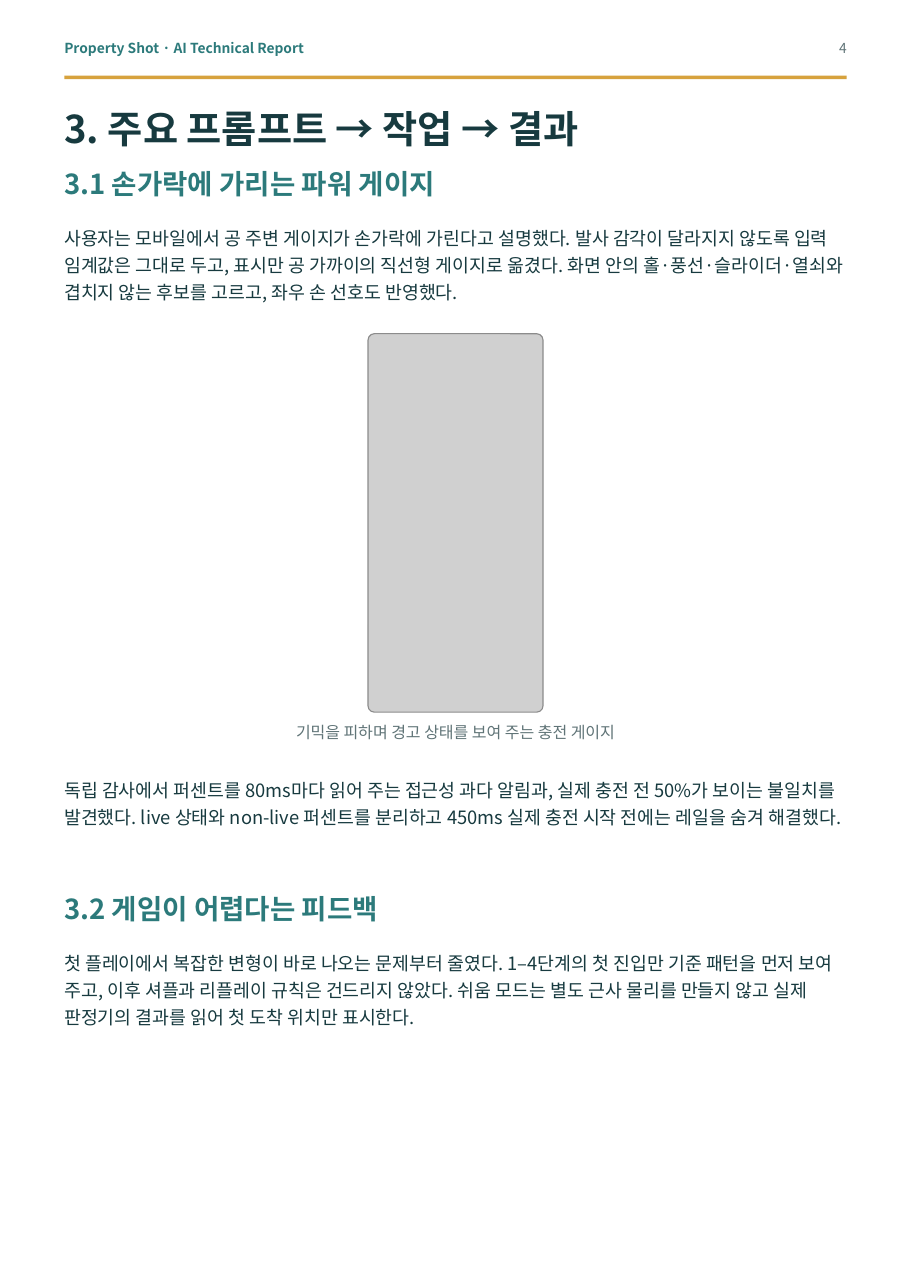
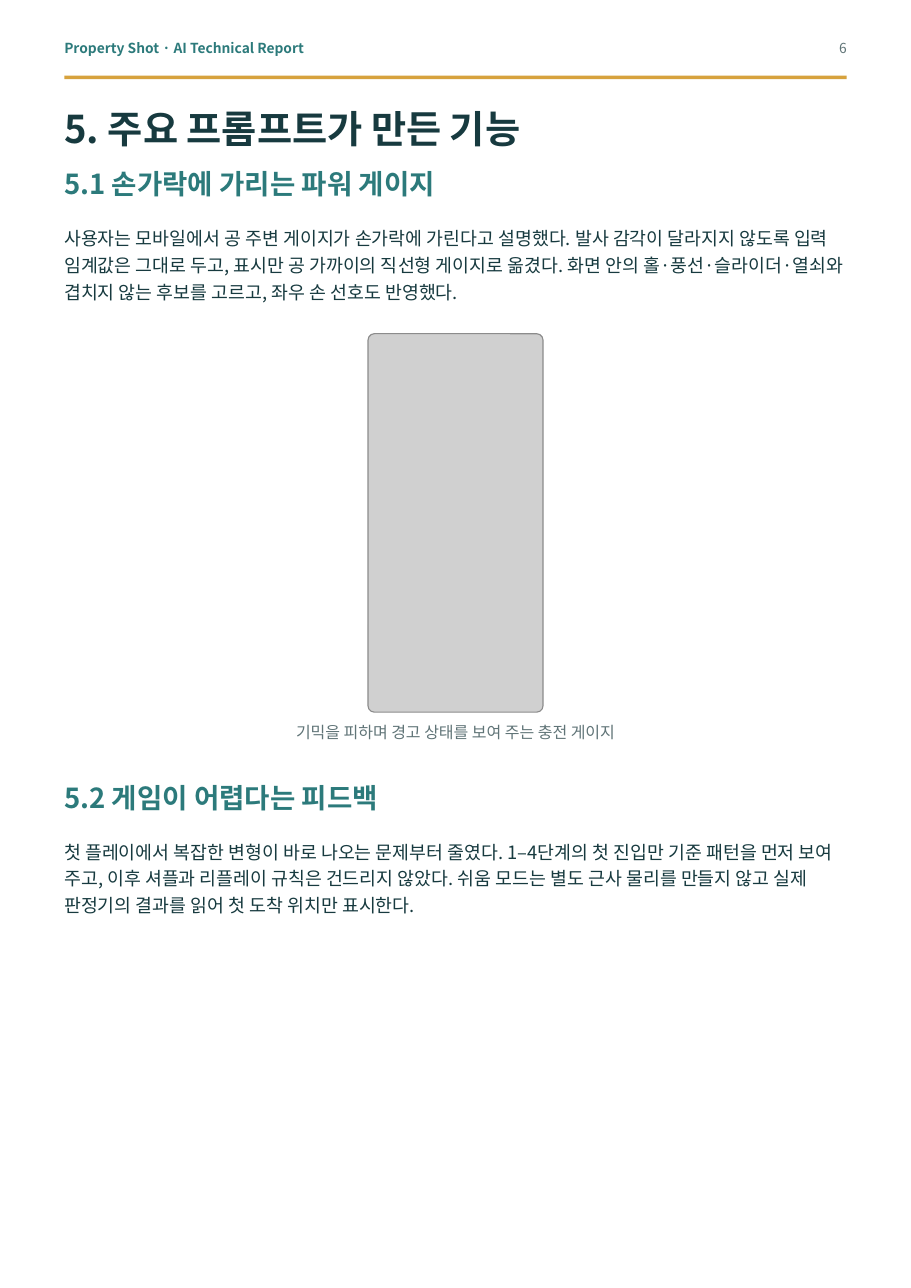
Before and after one commit to good5229/Property_shot, a slide deck: slide 6 of report/dist/property_shot_ai_technical_report.pptx (slide 4 before the commit). Drawn at 911x1288 pixels with LibreOffice and Linux fonts; fonts in the diff are those of the drawing; grey boxes stand for pictures. Boxes give left, top, right and bottom in pixels: in the first picture for what was removed or moved away, otherwise in the second. Text is boxed around its words. In the diff, an @@ line names an element or a change of style, - is before the commit and + after.

```diff
--- a/report/dist/property_shot_ai_technical_report.pptx
+++ b/report/dist/property_shot_ai_technical_report.pptx
@@ text at (x1=839, y1=43, x2=847, y2=53): text changed @@
-4
+6
@@ text at (x1=64, y1=111, x2=520, y2=147): text changed @@
-3. 주요 프롬프트 → 작업 → 결과
+5. 주요 프롬프트가 만든 기능
@@ text at (x1=64, y1=171, x2=435, y2=197): text changed @@
-3.1 손가락에 가리는 파워 게이지
+5.1 손가락에 가리는 파워 게이지
@@ text at (x1=64, y1=785, x2=378, y2=811): text changed @@
-3.2 게임이 어렵다는 피드백
+5.2 게임이 어렵다는 피드백
@@ text removed at (x1=64, y1=781, x2=841, y2=826) @@
-독립 감사에서 퍼센트를 80ms마다 읽어 주는 접근성 과다 알림과, 실제 충전 전 50%가 보이는 불일치를 발견했다. live 상태와 non-live 퍼센트를 분리하고 450ms 실제 충전 시작 전에는 레일을 숨겨 해결했다.
@@ text "첫 플레이에서 복잡한 변형이 바로 ..." moved from (x1=64, y1=954, x2=833, y2=1026) to (x1=64, y1=843, x2=833, y2=914) @@
```
Also in this commit, not shown: 8 other slides changed, 3 slides added, 1 slide removed, 10 other files.
